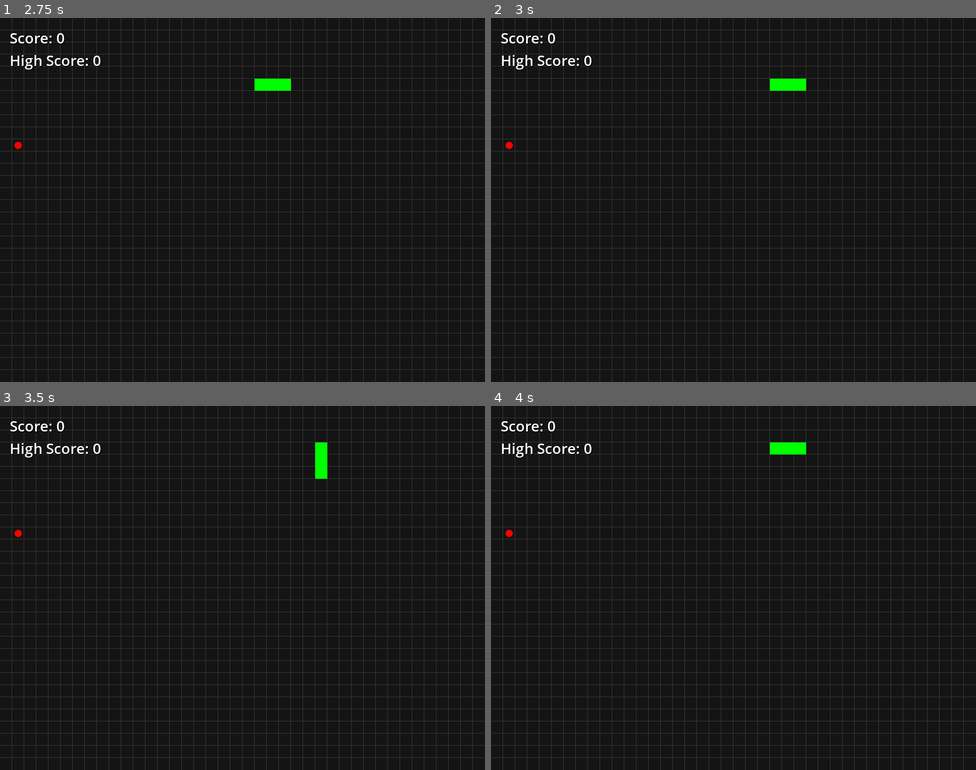
Above: before the commit, frames 1-4 (two rows, left to right).
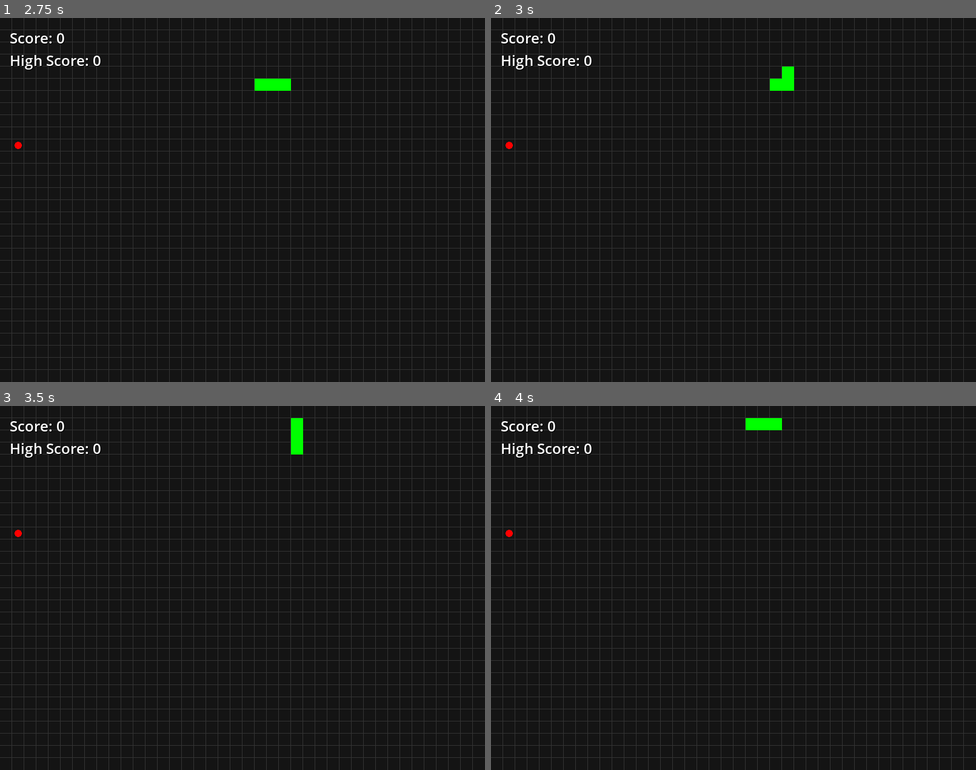
Above: after the commit, the same moments.

Repository: Fledgewing/cline-examples
Game: Godot game, scene res://scenes/main.tscn
Same seed, same stepped clock (60 frames per second), same inputs: the game is played once before the commit and once after it.
Inputs (mouse positions are in pixels of both pictures, inside the frame that each line leads up to):
- Up to frame 1 (2.75 s): tap Enter at 0.5 s; move the mouse to (349, 181) at 0.52 s; hold D (move_right) 0.53-1.25 s; click (349, 181) at 0.67 s; drag from (145, 218) to (218, 272) at 1.27 s; move the mouse to (291, 119) at 2.02 s; hold D (move_right) from 2.03 s (still down)
- Up to frame 2 (3 s): release D (move_right) at 2.75 s; drag from (709, 272) to (588, 145) at 2.77 s
- Up to frame 3 (3.5 s): no input
- Up to frame 4 (4 s): move the mouse to (879, 642) at 3.52 s; hold A (move_left) from 3.53 s (still down)

Frame 1 is identical in both runs. In frame 2, 0.2% of the frame differs, in the area x 60-65%, y 13-20%; in frame 3, 0.5%, in the area x 60-68%, y 3-20%; in frame 4, 0.5%.

Commit message:
more fixes to touch support

Diff:
--- a/snake-godot/scripts/main.gd
+++ b/snake-godot/scripts/main.gd
@@ -24,9 +24,11 @@
 	Logger.log_info("Game initialized")
 
 func _input(event: InputEvent) -> void:
-	if !game_active and event is InputEventKey and event.pressed and !event.echo:
-		restart_game()
-		get_viewport().set_input_as_handled()
+	if !game_active:
+		if (event is InputEventKey and event.pressed and !event.echo) or \
+		   (event is InputEventScreenTouch and event.pressed):
+			restart_game()
+			get_viewport().set_input_as_handled()
 
 func _on_berry_collected() -> void:
 	score += 10
--- a/snake-godot/scripts/snake.gd
+++ b/snake-godot/scripts/snake.gd
@@ -11,7 +11,8 @@
 
 # Touch controls
 var touch_start_position = null
-var min_swipe_distance = 30  # Minimum distance for a swipe to register
+var min_swipe_distance = 20  # Minimum distance for a swipe to register
+var current_swipe = Vector2.ZERO
 
 func _ready() -> void:
 	# Initialize snake with 3 segments
@@ -39,31 +40,34 @@
 	elif event.is_action_pressed("move_right") and direction.x != -1:
 		next_direction = Vector2(1, 0)
 
-	# Handle touch input
+	# Handle touch/drag input
 	if event is InputEventScreenTouch:
 		if event.pressed:
-			# Touch started
 			touch_start_position = event.position
-		elif touch_start_position != null:
-			# Touch ended, calculate swipe
-			var swipe = event.position - touch_start_position
-			if swipe.length() >= min_swipe_distance:
+			current_swipe = Vector2.ZERO
+		else:
+			touch_start_position = null
+	elif event is InputEventScreenDrag:
+		if touch_start_position != null:
+			current_swipe = event.position - touch_start_position
+			if current_swipe.length() >= min_swipe_distance:
 				# Determine primary direction of swipe
-				var abs_x = abs(swipe.x)
-				var abs_y = abs(swipe.y)
+				var abs_x = abs(current_swipe.x)
+				var abs_y = abs(current_swipe.y)
 				if abs_x > abs_y:
 					# Horizontal swipe
-					if swipe.x > 0 and direction.x != -1:
+					if current_swipe.x > 0 and direction.x != -1:
 						next_direction = Vector2(1, 0)  # Right
-					elif swipe.x < 0 and direction.x != 1:
+					elif current_swipe.x < 0 and direction.x != 1:
 						next_direction = Vector2(-1, 0)  # Left
 				else:
 					# Vertical swipe
-					if swipe.y > 0 and direction.y != -1:
+					if current_swipe.y > 0 and direction.y != -1:
 						next_direction = Vector2(0, 1)  # Down
-					elif swipe.y < 0 and direction.y != 1:
+					elif current_swipe.y < 0 and direction.y != 1:
 						next_direction = Vector2(0, -1)  # Up
-			touch_start_position = null
+				touch_start_position = event.position
+				current_swipe = Vector2.ZERO
 
 func move() -> void:
 	if !get_parent().game_active:
